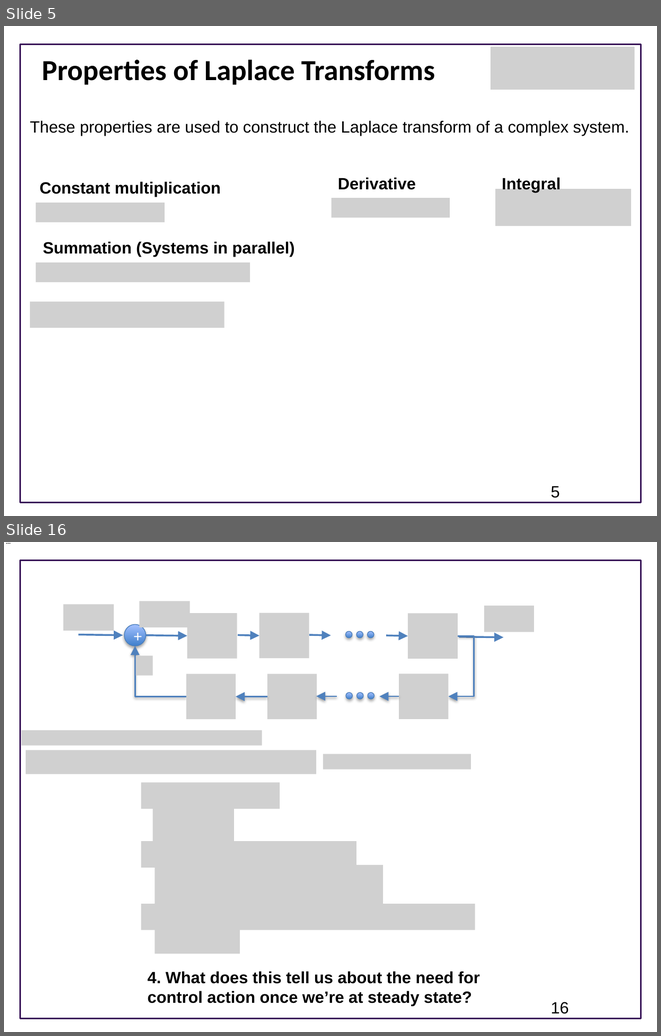
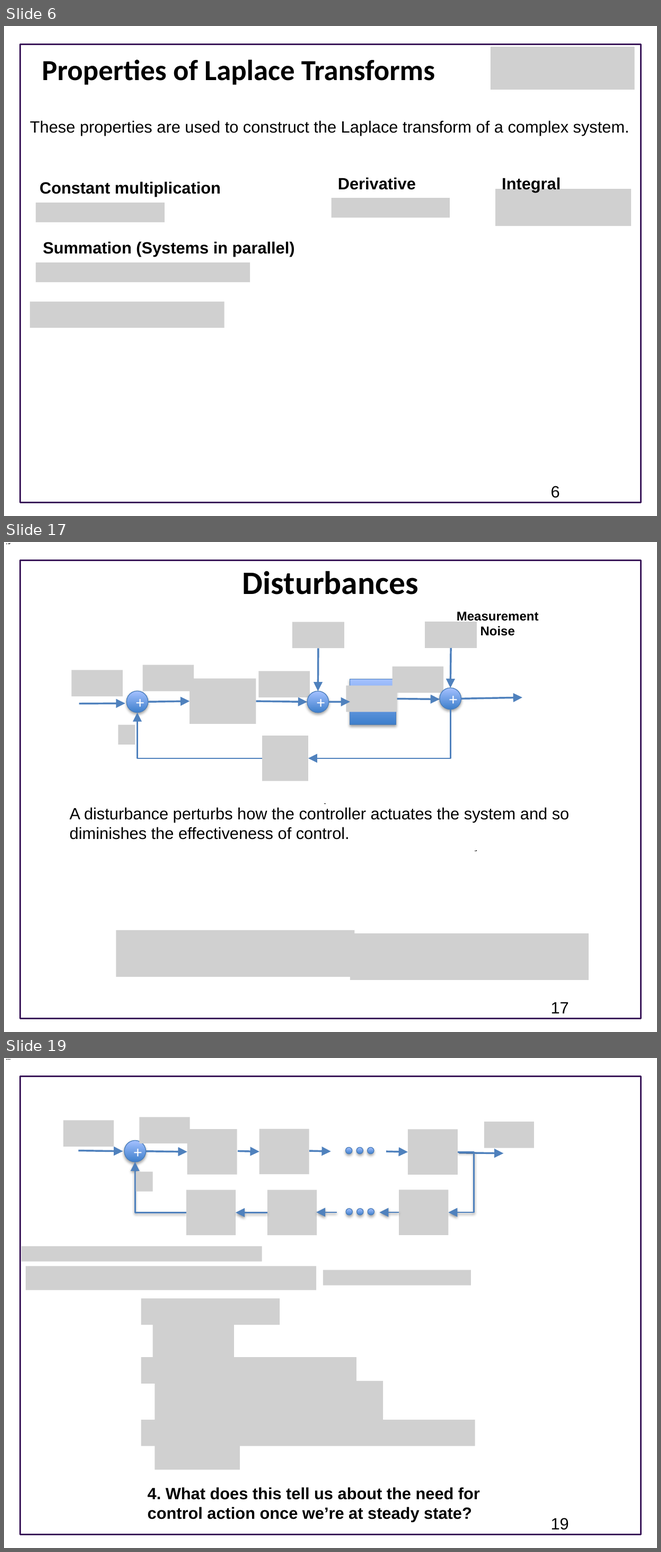
Before and after one commit to joseph-hellerstein/advanced-controls-lectures, a slide deck: Lecture_13-Control-Systems/Control-Systems.pptx. Shown one above the other, each under a label of ours: slides 5 and 16 before the commit, slides 6, 17 and 19 after it; the slides between them are not shown. The pictures are 661x1036 and 661x1552 pixels, drawn with LibreOffice and Linux fonts; fonts in the diff are those of the drawing; grey boxes stand for pictures; background and template pictures are left out. Boxes give left, top, right and bottom in pixels: in the first picture for what was removed or moved away, otherwise in the second. Text is boxed around its words. In the diff, an @@ line names an element or a change of style, - is before the commit and + after.

```diff
--- a/Lecture_13-Control-Systems/Control-Systems.pptx
+++ b/Lecture_13-Control-Systems/Control-Systems.pptx
@@ slide 17 added at box(4, 542, 657, 1032), background #FFFFFF; not listed: 1 template element that a slide beside it also shows @@
@@ title added at box(242, 571, 418, 594), 36 pt, text #000000, bold @@
+Disturbances
@@ text added at box(457, 611, 539, 636), 14 pt, text #000000, bold @@
+Measurement
+Noise
@@ picture added at box(293, 622, 345, 648) @@
@@ picture added at box(425, 622, 477, 648) @@
@@ arrow added from (318, 649) to (318, 691), #4F81BD 2 pt @@
@@ arrow added from (451, 648) to (451, 688), #4F81BD 2 pt @@
@@ picture added at box(142, 665, 193, 691) @@
@@ picture added at box(392, 666, 443, 692) @@
@@ picture added at box(71, 670, 122, 696) @@
@@ picture added at box(190, 678, 256, 723) @@
@@ picture added at box(258, 671, 310, 697) @@
@@ rectangle added at box(350, 679, 396, 724), fill gradient #3F80CE to #A4C4FF, outline #4B7EBC 0.75 pt @@
@@ ellipse added at box(127, 691, 148, 713), fill gradient #3F80CE to #A4C4FF, outline #4B7EBC 0.75 pt, 18 pt, text #FFFFFF @@
++
@@ ellipse added at box(307, 691, 328, 713), fill gradient #3F80CE to #A4C4FF, outline #4B7EBC 0.75 pt, 18 pt, text #FFFFFF @@
++
@@ picture added at box(346, 686, 397, 712) @@
@@ arrow added from (397, 699) to (440, 699), #4F81BD 2 pt @@
@@ ellipse added at box(440, 688, 461, 709), fill gradient #3F80CE to #A4C4FF, outline #4B7EBC 0.75 pt, 18 pt, text #FFFFFF @@
++
@@ arrow added from (461, 699) to (522, 697), #4F81BD 2 pt @@
@@ arrow added from (79, 703) to (125, 703), #4F81BD 2 pt @@
@@ elbow arrow added from (262, 758) to (137, 713), #4F81BD 1.5 pt @@
@@ arrow added from (148, 702) to (190, 702), #4F81BD 2 pt @@
@@ arrow added from (256, 702) to (307, 702), #4F81BD 2 pt @@
@@ elbow arrow added from (451, 709) to (308, 758), #4F81BD 1.5 pt @@
@@ arrow added from (328, 702) to (350, 702), #4F81BD 2 pt @@
@@ picture added at box(118, 725, 135, 744) @@
@@ picture added at box(262, 735, 308, 780) @@
@@ text added at box(70, 807, 569, 839), 18 pt, text #000000 @@
+A disturbance perturbs how the controller actuates the system and so diminishes the effectiveness of control.
@@ picture added at box(116, 930, 355, 976) @@
@@ picture added at box(350, 933, 589, 979) @@
@@ page number added at box(551, 1002, 569, 1013), 18 pt, text #000000 @@
+17
@@ what was slide 5 is now slide 6 @@
@@ page number at box(551, 486, 560, 498): text changed @@
-5
+6
@@ what was slide 16 is now slide 19 @@
@@ page number at box(551, 1518, 569, 1530): text changed @@
-16
+19
```
Also in this commit, not shown: 8 slides changed, 4 other slides added, 2 slides removed.
